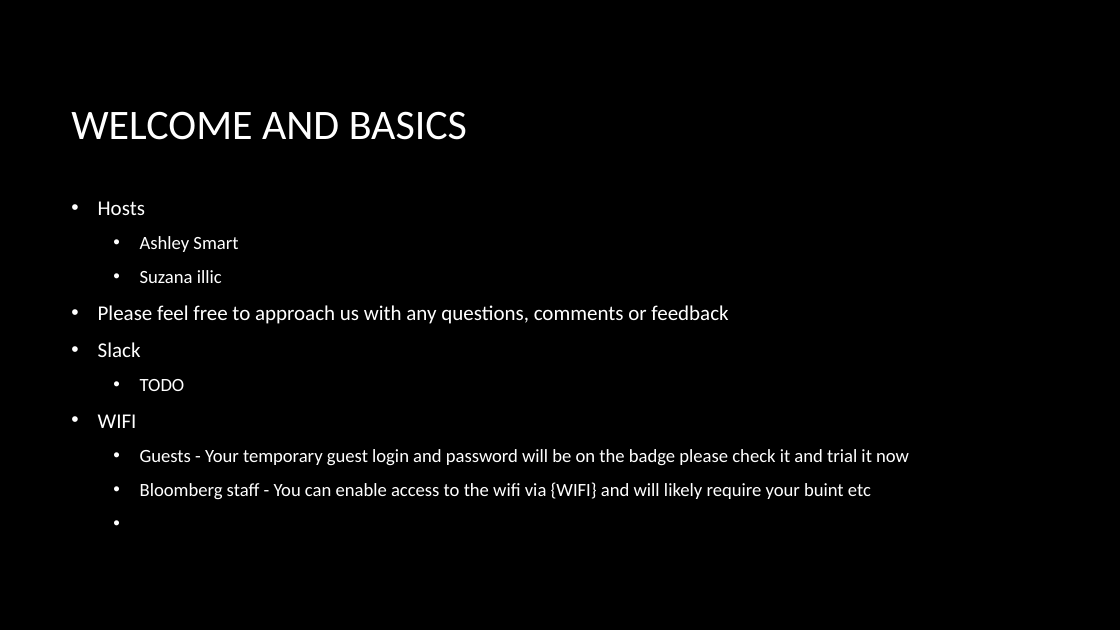
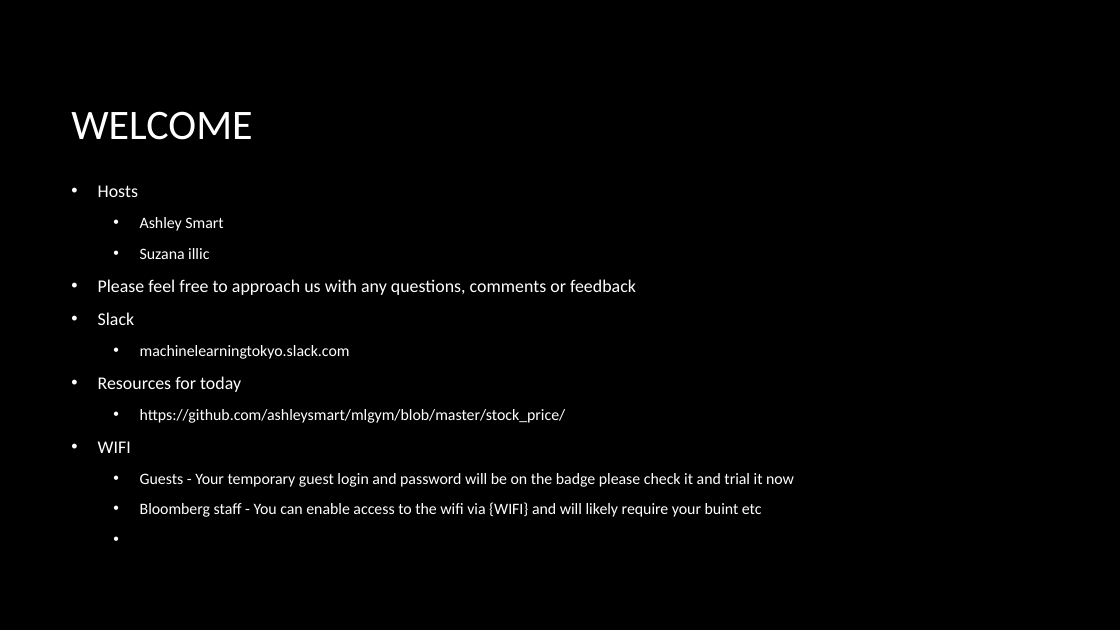
Before and after one commit to ashleysmart/mlgym, a slide deck: slide 3 of stock_price/CrypotHackaton.pptx. Drawn at 1120x630 pixels with LibreOffice and Linux fonts; fonts in the diff are those of the drawing; background and template pictures are left out. Boxes give left, top, right and bottom in pixels: in the first picture for what was removed or moved away, otherwise in the second. Text is boxed around its words. In the diff, an @@ line names an element or a change of style, - is before the commit and + after.

```diff
--- a/stock_price/CrypotHackaton.pptx
+++ b/stock_price/CrypotHackaton.pptx
@@ title at (71, 111, 252, 140): text changed @@
-WELCOME AND BASICS
+WELCOME
@@ text at (98, 185, 794, 517): size 18 to 15.3 pt in "Hosts", "Please feel free to approach us with ...", "Slack", "WIFI"; size 16 to 13.6 pt in "Ashley Smart", "Suzana illic", "Guests - Your temporary guest login and ...", "Bloomberg staff - You can enable access ..." @@
@@ text at (140, 345, 566, 423): text changed; size 16 to 13.6 pt @@
-  • TODO
+  • machinelearningtokyo.slack.com
+• Resources for today
+  • https://github.com/ashleysmart/mlgym/blob/master/stock_price/
```
Also in this commit, not shown: 7 other slides changed, 8 slides added, 1 slide removed.
